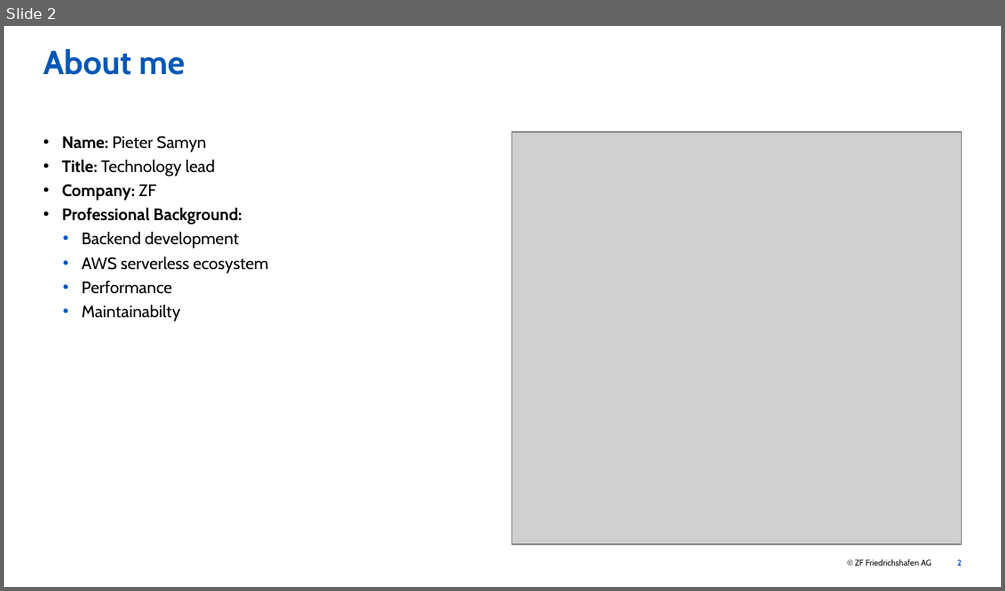
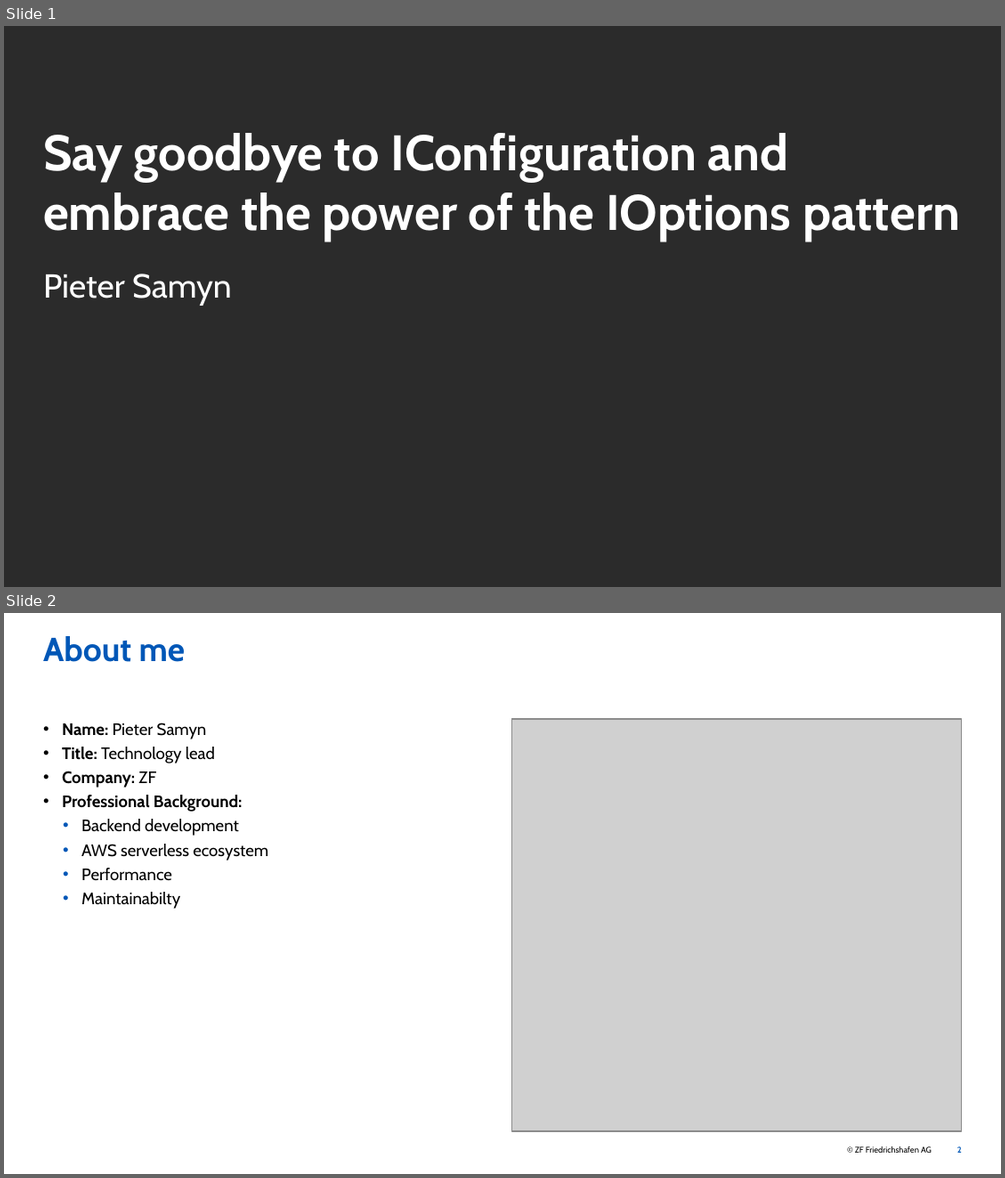
Before and after one commit to PhbsSmn/configuration-and-options, a slide deck: slides/presentation.pptx. Shown one above the other, each under a label of ours: slide 2 before the commit, slides 1 and 2 after it. The pictures are 1005x591 and 1005x1178 pixels, drawn with LibreOffice and Linux fonts; fonts in the diff are those of the drawing; grey boxes stand for pictures; background and template pictures are left out; a plain dark background stands for a picture behind light text. Boxes give left, top, right and bottom in pixels: in the first picture for what was removed or moved away, otherwise in the second. Text is boxed around its words. In the diff, an @@ line names an element or a change of style, - is before the commit and + after.

```diff
--- a/slides/presentation.pptx
+++ b/slides/presentation.pptx
@@ slide 1 added at [4,26,1001,587], background picture (left out) @@
@@ title added at [43,133,960,241], 36 pt, text #FFFFFF, bold @@
+Say goodbye to IConfiguration and embrace the power of the IOptions pattern
@@ subtitle added at [43,273,232,305], 24 pt, text #FFFFFF @@
+Pieter Samyn
```
Also in this commit, not shown: 1 other slide added, 1 slide removed, 51 other files.
